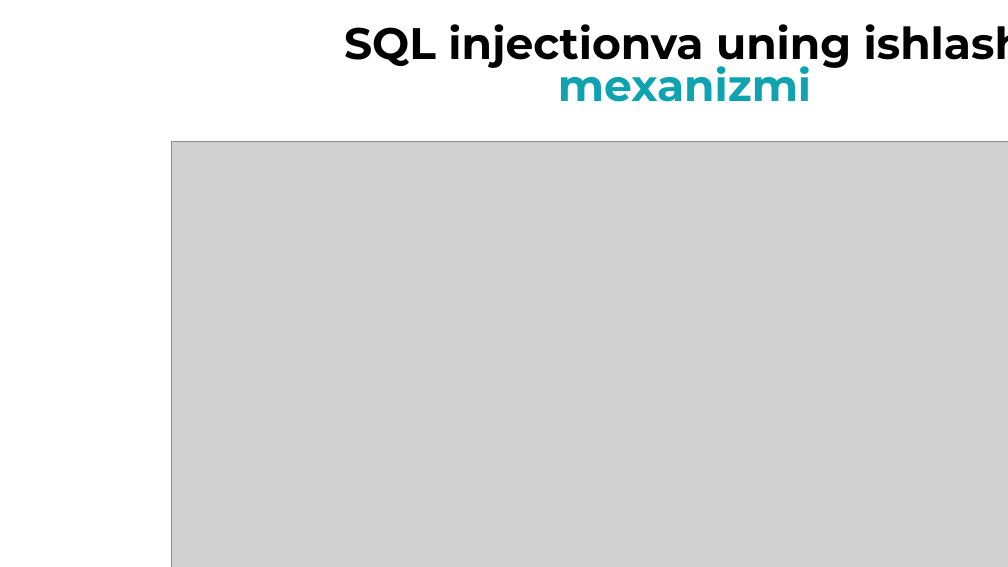
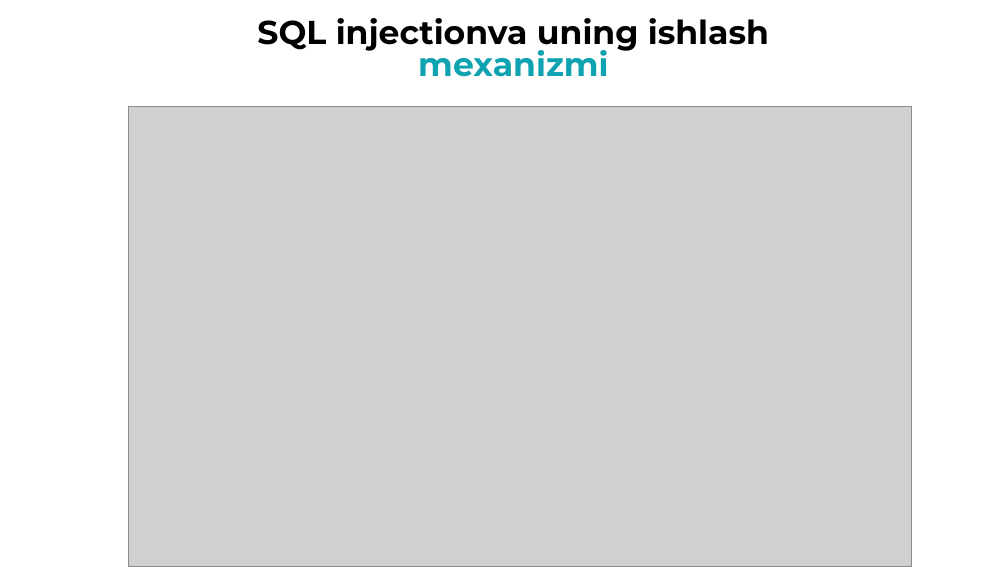
Before and after one commit to Azizjon003/pikachu, a slide deck: slide 12 of azimut.pptx. Drawn at 1008x567 pixels with LibreOffice and Linux fonts; fonts in the diff are those of the drawing; grey boxes stand for pictures. Boxes give left, top, right and bottom in pixels: in the first picture for what was removed or moved away, otherwise in the second. Text is boxed around its words. In the diff, an @@ line names an element or a change of style, - is before the commit and + after.

```diff
--- a/azimut.pptx
+++ b/azimut.pptx
@@ text "SQL injectionva uning ishlash mexanizmi": place and size @@
-text "SQL injectionva uning ishlash mexanizmi" at (344, 24, 1008, 102)
+text "SQL injectionva uning ishlash mexanizmi" at (257, 18, 769, 77)
@@ text "SQL injectionva uning ishlash mexanizmi" at (257, 18, 769, 77): size 31.5 to 23.6 pt; less space between paragraphs @@
@@ picture: place and size @@
-picture at (171, 142, 1008, 567)
+picture at (128, 106, 911, 566)
```
Also in this commit, not shown: 14 other slides changed, 3 other files.
